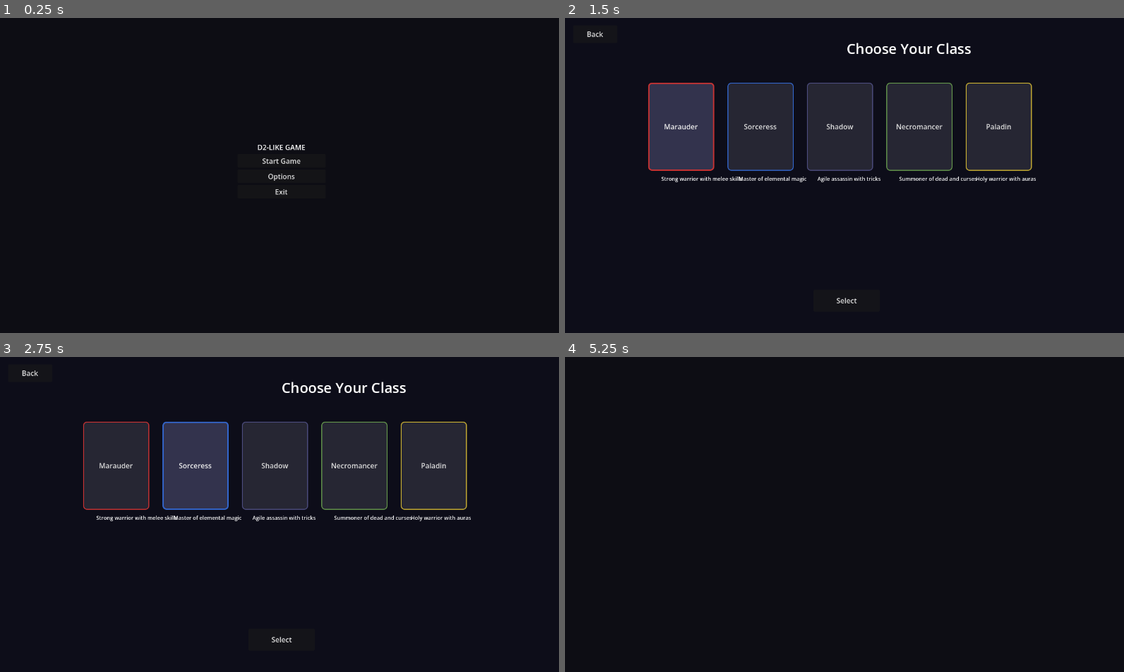
Above: before the commit, frames 1-4 (two rows, left to right).
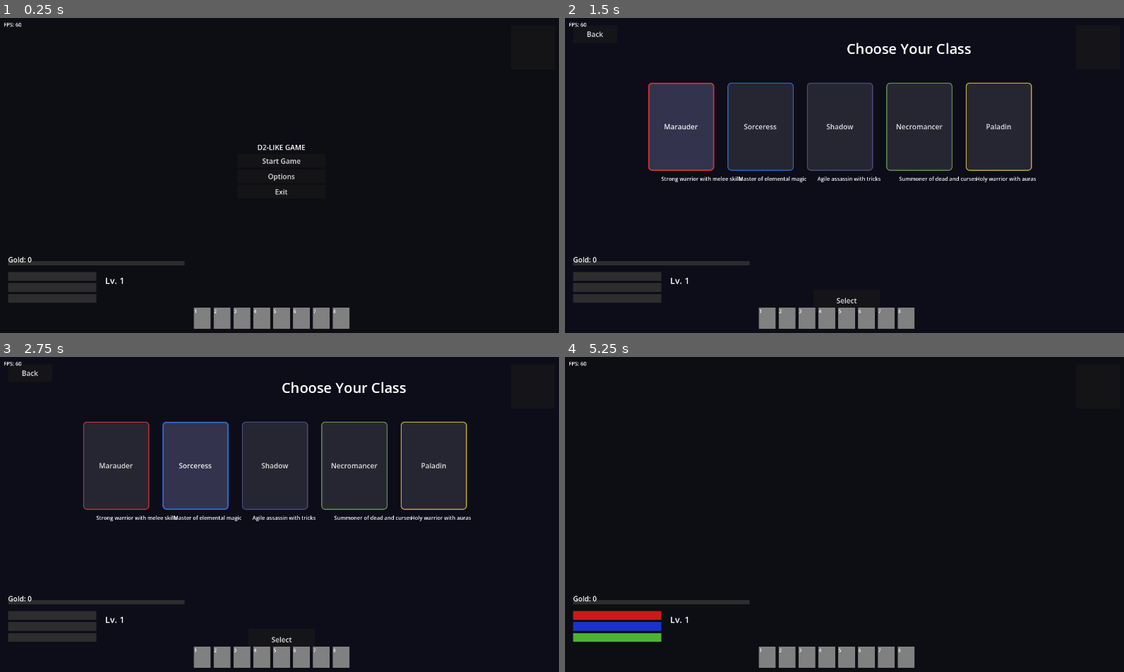
Above: after the commit, the same moments.

Repository: desdae/d2like-openhands
Game: Godot game, scene res://src/world/main_menu.tscn
Two runs of this game, one before a commit and one after it. Both use one fixed random seed, a clock stepped at 60 frames per second and the inputs below.
Inputs:
- Up to frame 1 (0.25 s): no input
- Up to frame 2 (1.5 s): click "Start Game" at 0.5 s; click "Marauder" at 1.25 s
- Up to frame 3 (2.75 s): click "Sorceress" at 2 s
- Up to frame 4 (5.25 s): click "Shadow" at 2.75 s; click "Necromancer" at 3.5 s; click "Paladin" at 4.25 s; click "Select" at 5 s

The runs differ from the first frame. In frame 1, 3.4% of the frame differs, in the area x 0-63%, y 1-99%; in frame 2, 3.4%; in frame 3, 3.4%; in frame 4, 3.5%.
Error before the commit: Parse Error: Cannot find member "PRESET_HORIZONTAL_CENTER" in base "Control". (res://src/ui/ui_manager.gd:119)

Commit message:
Fix PRESET_HORIZONTAL_CENTER - use position instead

Diff:
--- a/src/ui/ui_manager.gd
+++ b/src/ui/ui_manager.gd
@@ -116,7 +116,6 @@
 
     # Action bar (bottom center)
     var action_bar = _create_action_bar()
-    action_bar.set_anchors_preset(Control.PRESET_HORIZONTAL_CENTER)
     action_bar.position = Vector2(viewport_size.x / 2 - 200, viewport_size.y - 60)
     action_bar.size = Vector2(400, 50)
     hud.add_child(action_bar)
